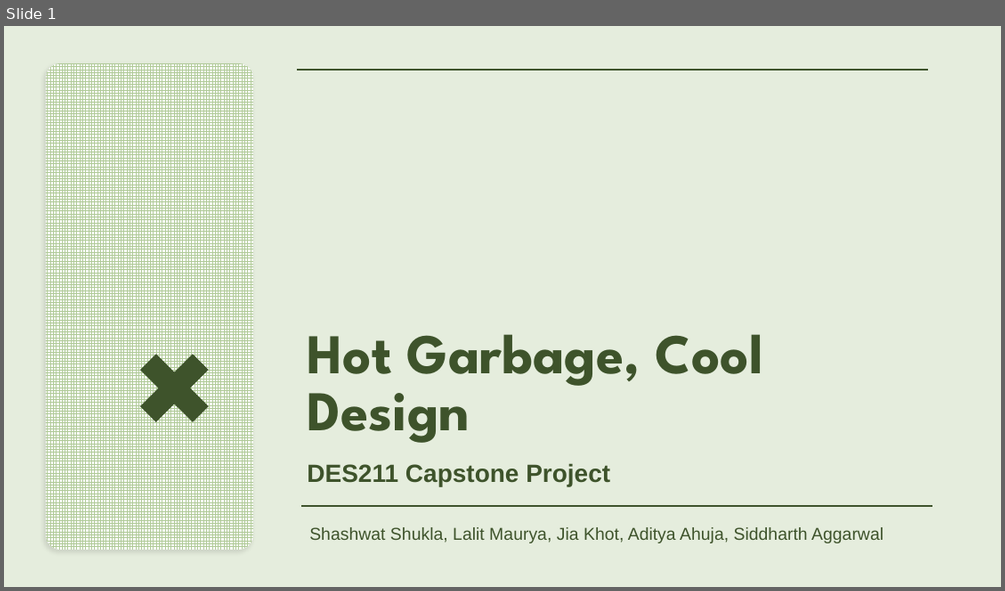
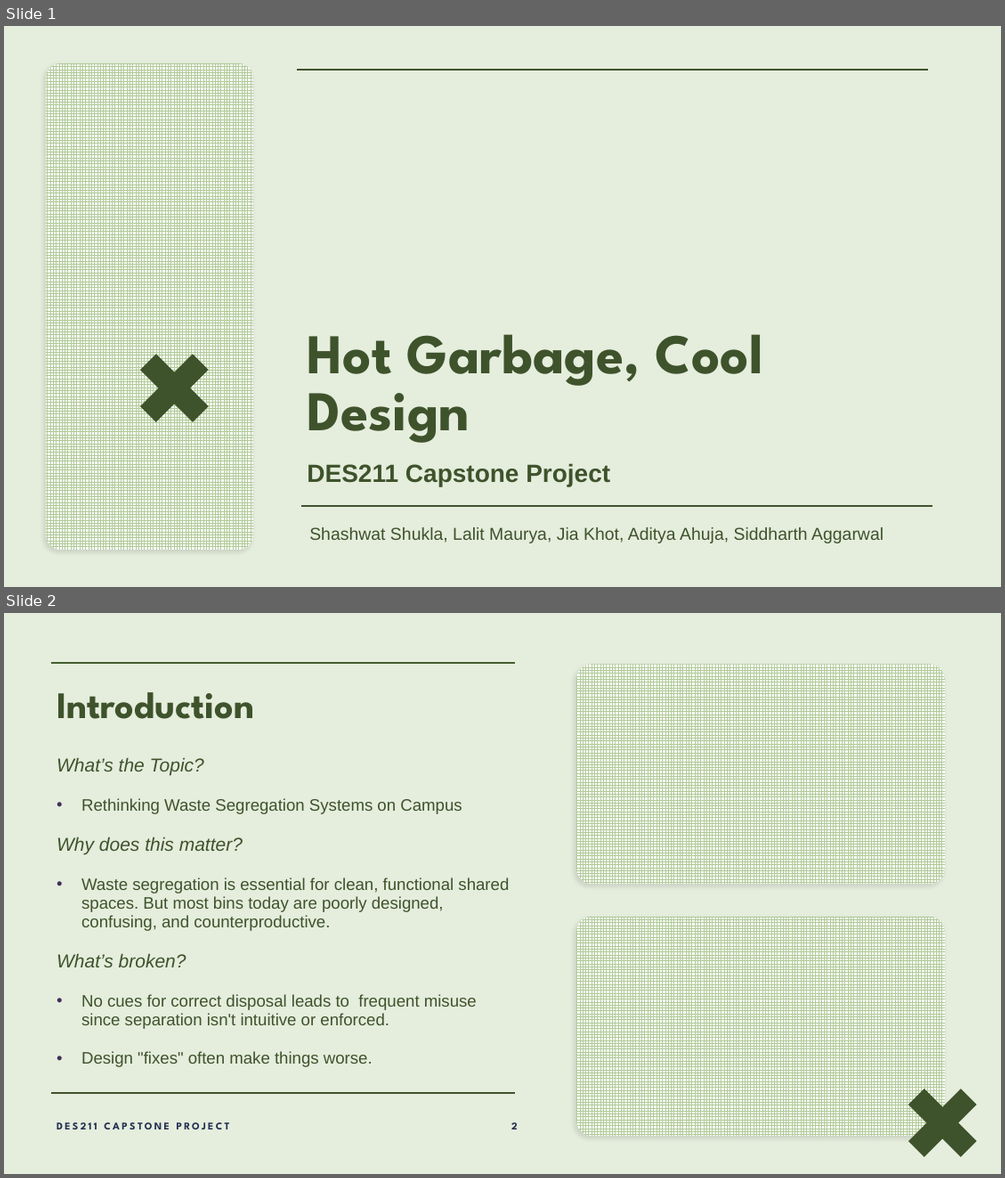
Before and after one commit to lalitm1004/DES211-CCD, a slide deck: presentation.pptx. Shown one above the other, each under a label of ours: slide 1 before the commit, slides 1 and 2 after it. The pictures are 1005x591 and 1005x1178 pixels, drawn with LibreOffice and Linux fonts; fonts in the diff are those of the drawing; background and template pictures are left out. Boxes give left, top, right and bottom in pixels: in the first picture for what was removed or moved away, otherwise in the second. Text is boxed around its words. In the diff, an @@ line names an element or a change of style, - is before the commit and + after.

```diff
--- a/presentation.pptx
+++ b/presentation.pptx
@@ slide 2 added at <box>4,613,1001,1174</box>, background #E5EDDD @@
@@ line added from (52, 663) to (515, 663), #435F30 1 pt @@
@@ rounded rectangle added at <box>576,664,944,884</box>, fill pattern #B0CA98 on #FFFFFF @@
@@ title added at <box>57,692,254,719</box>, 36 pt, text none, bold @@
+Introduction
@@ text added at <box>57,758,509,1067</box>, 16 pt, text #3E532A @@
+What’s the Topic?
+• Rethinking Waste Segregation Systems on Campus
+Why does this matter?
+• Waste segregation is essential for clean, functional shared spaces. But most bins today are poorly designed, confusing, and counterproductive.
+What’s broken?
+• No cues for correct disposal leads to frequent misuse since separation isn't intuitive or enforced.
+• Design "fixes" often make things worse.
@@ rounded rectangle added at <box>576,916,944,1136</box>, fill pattern #B0CA98 on #FFFFFF @@
@@ line added from (52, 1093) to (515, 1093), #3E532A 1 pt @@
@@ plus added at <box>890,1070,995,1174</box>, fill #3E532A @@
@@ text added at <box>57,1122,230,1129</box>, 10 pt, text #222F51, bold @@
+DES211 CAPSTONE PROJECT
@@ page number added at <box>511,1122,518,1129</box>, 10 pt, text #222F51, bold @@
+2
```
Also in this commit, not shown: 8 other slides added, 1 slide removed, 1 other file.
